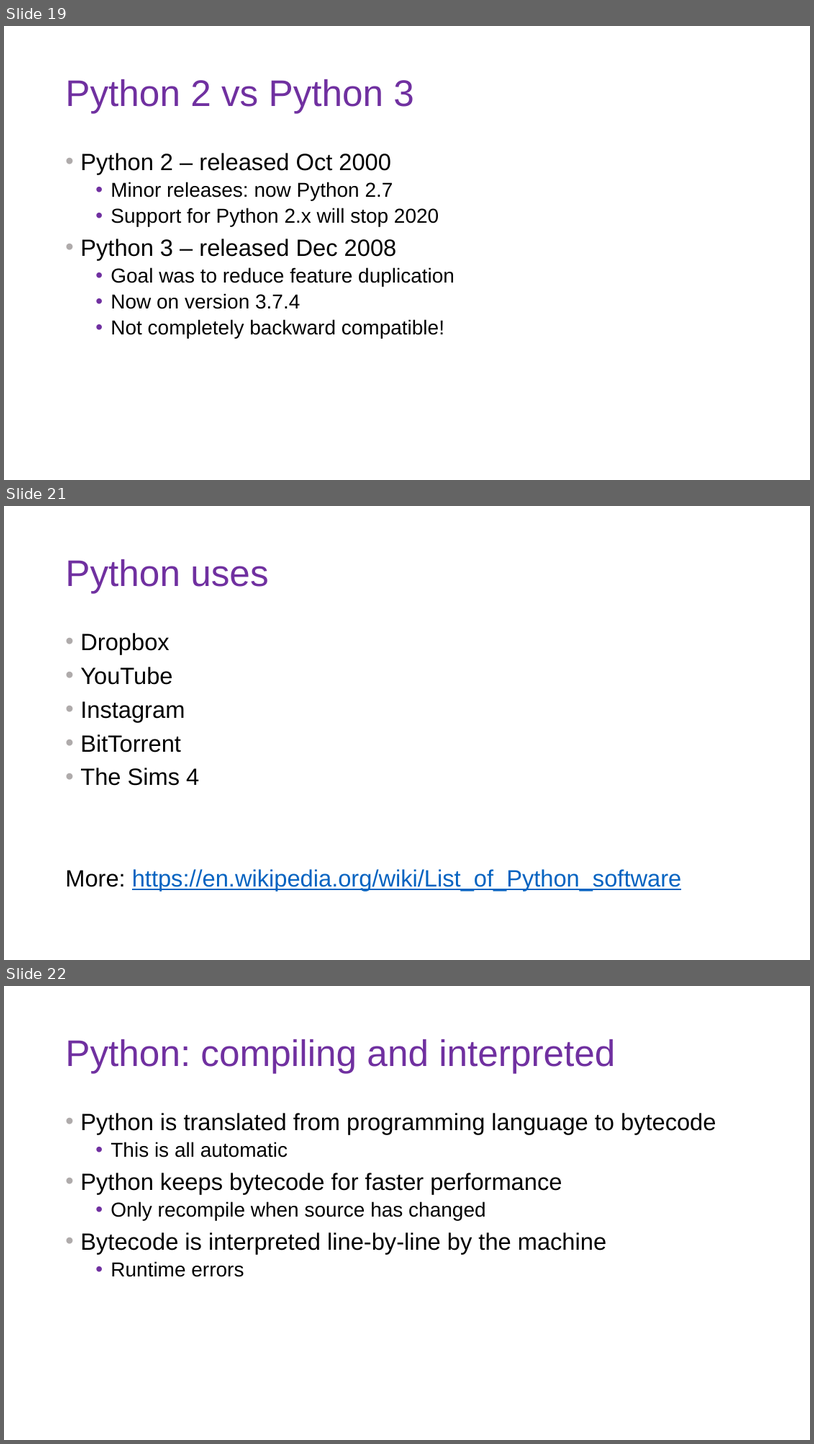
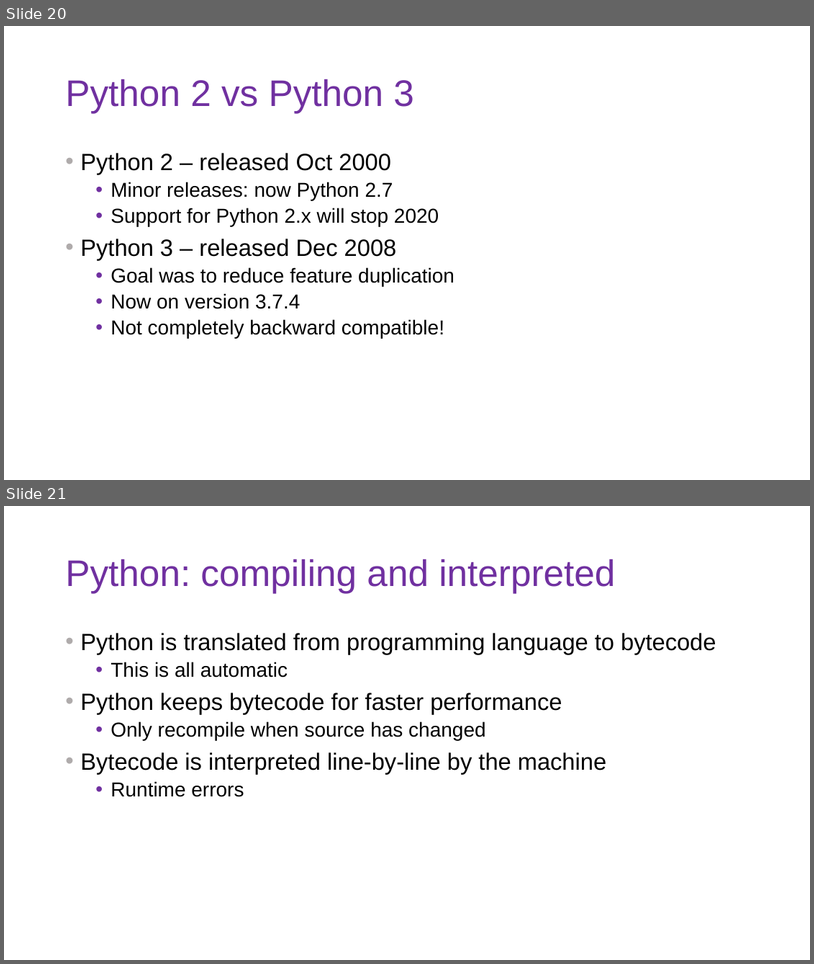
Before and after one commit to DoriMG/SN_python_course, a slide deck: lectures/1_intro_cs.pptx. Shown one above the other, each under a label of ours: slides 19, 21 and 22 before the commit, slides 20 and 21 after it; the slides between them are not shown. The pictures are 814x1444 and 814x964 pixels, drawn with LibreOffice and Linux fonts; fonts in the diff are those of the drawing. Boxes give left, top, right and bottom in pixels: in the first picture for what was removed or moved away, otherwise in the second. Text is boxed around its words. In the diff, an @@ line names an element or a change of style, - is before the commit and + after.

```diff
--- a/lectures/1_intro_cs.pptx
+++ b/lectures/1_intro_cs.pptx
@@ slide 21 removed at bbox=[4, 506, 810, 960], background #FFFFFF @@
@@ title removed at bbox=[65, 559, 268, 593] @@
-Python uses
@@ text removed at bbox=[65, 633, 682, 890] @@
-• Dropbox
-• YouTube
-• Instagram
-• BitTorrent
-• The Sims 4
-More: https://en.wikipedia.org/wiki/List_of_Python_software
@@ what was slide 19 is now slide 20 @@
@@ what was slide 22 is now slide 21 @@
```
Also in this commit, not shown: 12 slides added, 5 other slides removed, 40 other files.
